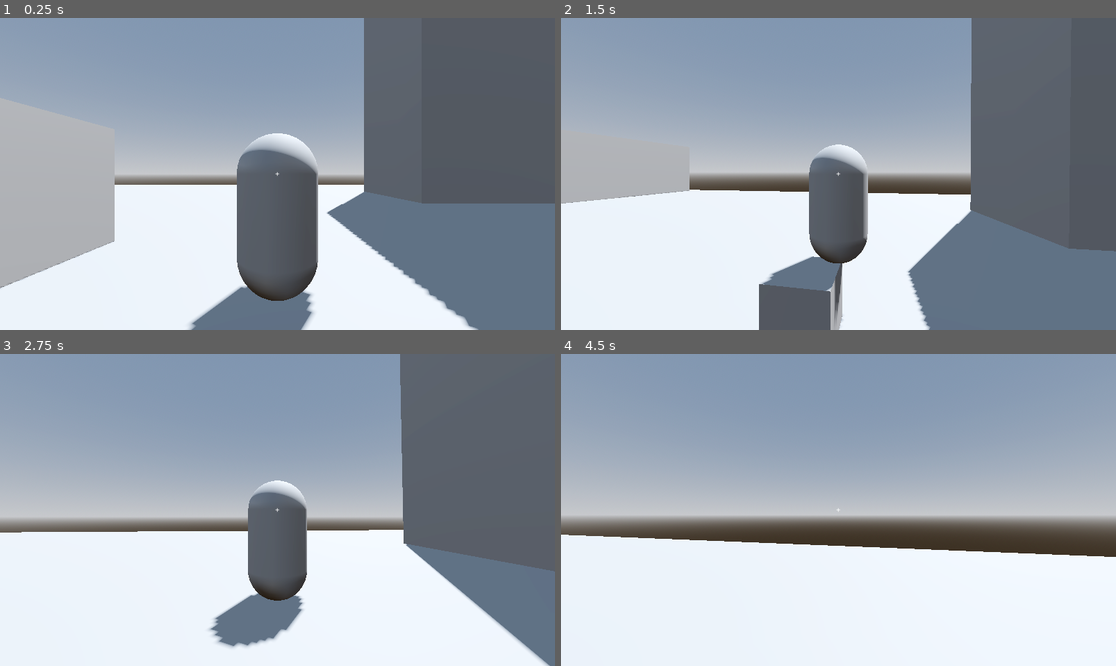
Above: before the commit, frames 1-4 (two rows, left to right).
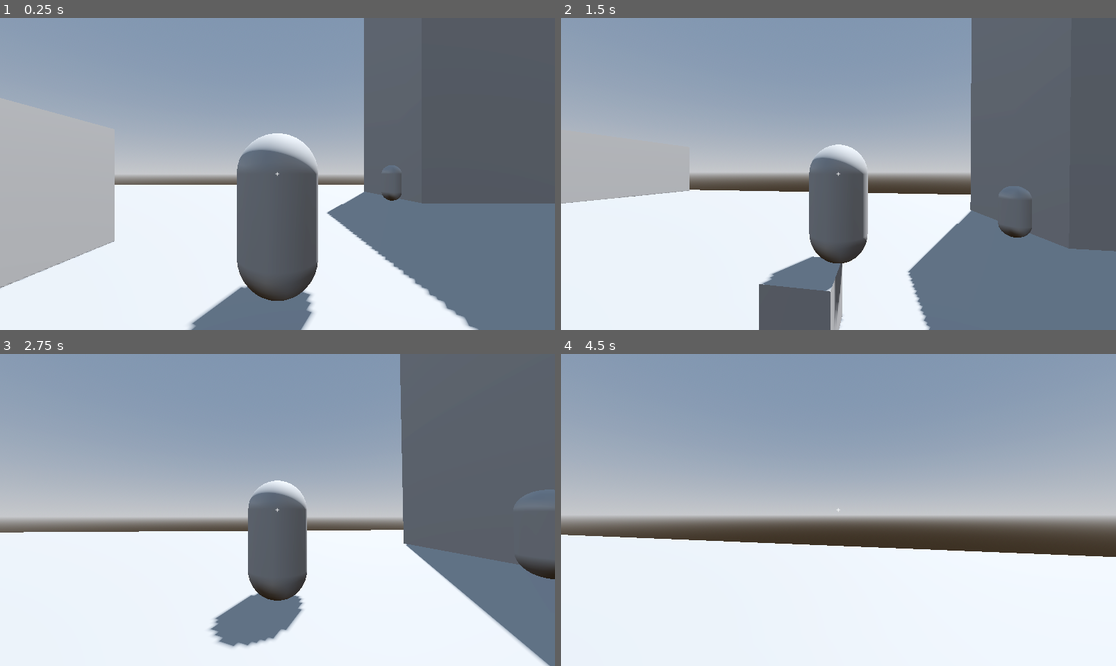
Above: after the commit, the same moments.

Repository: Suzana121/RPG-3D-Game
Game: Godot game, scene res://world/test_level.tscn
Same seed, same stepped clock (60 frames per second), same inputs: the game is played once before the commit and once after it.
Inputs (mouse positions are in pixels of both pictures, inside the frame that each line leads up to):
- Up to frame 1 (0.25 s): no input
- Up to frame 2 (1.5 s): tap Enter at 0.5 s; move the mouse to (866, 174) at 0.52 s; hold E (interact) 0.53-1.28 s; hold W (move_forward) from 0.53 s (still down); tap Space (jump) at 0.77 s; move the mouse to (810, 174) at 1.27 s; tap R (drop_item) at 1.35 s
- Up to frame 3 (2.75 s): keep holding W (move_forward); tap Space (jump) at 1.52 s; tap E (interact) at 1.55 s; move the mouse to (288, 503) at 2.02 s; hold E (interact) from 2.03 s (still down)
- Up to frame 4 (4.5 s): keep holding W (move_forward); move the mouse to (832, 516) at 2.77 s; release E (interact) at 2.78 s; tap Shift (sprint) at 2.85 s; tap Space (jump) at 3.02, 3.77 s; tap E (interact) at 3.05, 3.8 s; move the mouse to (877, 513) at 3.52 s; hold F (toggle_camera) 3.53-4.28 s; move the mouse to (794, 506) at 4.27 s; tap K at 4.35 s

The runs differ from the first frame. In frame 1, less than 0.1% of the frame differs, in the area x 68-73%, y 47-59%; in frame 2, 0.2%; in frame 3, 0.3%, in the area x 3-100%, y 43-73%; in frame 4, less than 0.1%.

Commit message:
Add NPC and DialogueManager

Diff:
--- /dev/null
+++ b/actors/npcs/npc.gd
@@ -0,0 +1,18 @@
+class_name NPC
+extends CharacterBody3D
+
+@export var display_name: String = "Stranger"
+@export var dialogue: DialogueData
+
+@onready var _interactable: Interactable = $Interactable
+
+
+func _ready() -> void:
+	_interactable.prompt_text = "Talk to %s" % display_name
+	_interactable.interacted.connect(_on_interacted)
+
+
+func _on_interacted(_interactor: Node) -> void:
+	if dialogue == null:
+		return
+	DialogueManager.start(dialogue, self)
--- /dev/null
+++ b/actors/npcs/npc.tscn
@@ -0,0 +1,27 @@
+[gd_scene load_steps=6 format=3 uid="uid://de2jtpug6l8k3"]
+
+[ext_resource type="Script" path="res://actors/npcs/npc.gd" id="1_gq7pd"]
+[ext_resource type="Script" path="res://actors/components/interactable.gd" id="2_725ms"]
+
+[sub_resource type="CapsuleShape3D" id="CapsuleShape3D_qehsc"]
+
+[sub_resource type="CapsuleMesh" id="CapsuleMesh_uk5ri"]
+
+[sub_resource type="CapsuleShape3D" id="CapsuleShape3D_226g7"]
+radius = 0.6
+height = 2.2
+
+[node name="Npc" type="CharacterBody3D"]
+script = ExtResource("1_gq7pd")
+
+[node name="CollisionShape3D" type="CollisionShape3D" parent="."]
+shape = SubResource("CapsuleShape3D_qehsc")
+
+[node name="MeshInstance3D" type="MeshInstance3D" parent="."]
+mesh = SubResource("CapsuleMesh_uk5ri")
+
+[node name="Interactable" type="Area3D" parent="."]
+script = ExtResource("2_725ms")
+
+[node name="CollisionShape3D" type="CollisionShape3D" parent="Interactable"]
+shape = SubResource("CapsuleShape3D_226g7")
--- a/data/dialogue/blacksmith.tres
+++ b/data/dialogue/blacksmith.tres
@@ -1,4 +1,4 @@
-[gd_resource type="Resource" script_class="DialogueData" load_steps=9 format=3]
+[gd_resource type="Resource" script_class="DialogueData" load_steps=9 format=3 uid="uid://car4p4xswrka6"]
 
 [ext_resource type="Script" path="res://systems/dialogue/dialogue_data.gd" id="1_data"]
 [ext_resource type="Script" path="res://systems/dialogue/dialogue_node.gd" id="2_node"]
@@ -14,17 +14,17 @@
 text = "Goodbye."
 next_id = &""
 
-[sub_resource type="Resource" id="Choice_back"]
-script = ExtResource("3_choice")
-text = "Let me ask something else."
-next_id = &"greeting"
-
 [sub_resource type="Resource" id="Node_greeting"]
 script = ExtResource("2_node")
 id = &"greeting"
 speaker = "Blacksmith"
 text = "Need something, traveler?"
 choices = Array[ExtResource("3_choice")]([SubResource("Choice_about"), SubResource("Choice_bye")])
+
+[sub_resource type="Resource" id="Choice_back"]
+script = ExtResource("3_choice")
+text = "Let me ask something else."
+next_id = &"greeting"
 
 [sub_resource type="Resource" id="Node_about"]
 script = ExtResource("2_node")
--- a/project.godot
+++ b/project.godot
@@ -18,6 +18,7 @@
 [autoload]
 
 EventBus="*res://core/event_bus.gd"
+DialogueManager="*res://systems/dialogue/dialogue_manager.gd"
 
 [global_group]
 
--- /dev/null
+++ b/systems/dialogue/dialogue_manager.gd
@@ -0,0 +1,70 @@
+extends Node
+
+signal dialogue_started(npc: NPC)
+signal node_shown(speaker: String, text: String, choices: Array[DialogueChoice])
+signal dialogue_ended
+
+var _dialogue: DialogueData
+var _npc: NPC
+var _current: DialogueNode
+
+
+func is_active() -> bool:
+	return _dialogue != null
+
+
+func start(dialogue: DialogueData, npc: NPC) -> void:
+	if is_active() or dialogue == null:
+		return
+	var first := dialogue.get_start_node()
+	if first == null:
+		return
+
+	_dialogue = dialogue
+	_npc = npc
+	# If the NPC is removed mid-conversation, end the dialogue safely.
+	_npc.tree_exiting.connect(end, CONNECT_ONE_SHOT)
+
+	dialogue_started.emit(npc)
+	_show(first)
+
+
+func choose(index: int) -> void:
+	if not is_active():
+		return
+	if index < 0 or index >= _current.choices.size():
+		return
+
+	var choice := _current.choices[index]
+	if choice.ends_dialogue():
+		end()
+		return
+
+	var next := _dialogue.get_node_by_id(choice.next_id)
+	if next == null:
+		end()
+		return
+	_show(next)
+
+
+func end() -> void:
+	if not is_active():
+		return
+	if is_instance_valid(_npc) and _npc.tree_exiting.is_connected(end):
+		_npc.tree_exiting.disconnect(end)
+
+	_dialogue = null
+	_npc = null
+	_current = null
+	dialogue_ended.emit()
+
+
+func _show(node: DialogueNode) -> void:
+	_current = node
+	node_shown.emit(_resolve_speaker(node), node.text, node.choices)
+
+
+func _resolve_speaker(node: DialogueNode) -> String:
+	if node.speaker != "":
+		return node.speaker
+	return _npc.display_name
--- a/world/test_level.gd
+++ b/world/test_level.gd
@@ -5,7 +5,13 @@
 func _ready() -> void:
 	EventBus.item_picked_up.connect(
 		func(item, qty): print("Picked up %s x%d" % [item.display_name, qty]))
-
+	DialogueManager.dialogue_started.connect(func(npc): print("--- Started with ", npc.display_name))
+	DialogueManager.node_shown.connect(func(speaker, text, choices):
+		print(speaker, ": ", text)
+		for c in choices:
+			print("  > ", c.text)
+	)
+	DialogueManager.dialogue_ended.connect(func(): print("--- Ended"))
 
 
 # Called every frame. 'delta' is the elapsed time since the previous frame.
--- a/world/test_level.tscn
+++ b/world/test_level.tscn
@@ -10,6 +10,8 @@
 [ext_resource type="Resource" uid="uid://c03f6s1ph6k0s" path="res://data/items/health_potion.tres" id="8_76gtx"]
 [ext_resource type="Resource" uid="uid://rte6gjba4o80" path="res://data/items/gold.tres" id="9_1toll"]
 [ext_resource type="PackedScene" uid="uid://biwpqnm40bybx" path="res://ui/inventory/inventory_menu.tscn" id="10_cg0eo"]
+[ext_resource type="PackedScene" uid="uid://de2jtpug6l8k3" path="res://actors/npcs/npc.tscn" id="11_0oat2"]
+[ext_resource type="Resource" uid="uid://car4p4xswrka6" path="res://data/dialogue/blacksmith.tres" id="12_gynw3"]
 
 [sub_resource type="ProceduralSkyMaterial" id="ProceduralSkyMaterial_b8ldn"]
 sky_horizon_color = Color(0.64625, 0.65575, 0.67075, 1)
@@ -42,7 +44,7 @@
 shadow_enabled = true
 
 [node name="Ground" type="CSGBox3D" parent="."]
-transform = Transform3D(1, 0, 0, 0, 1, 0, 0, 0, 1, 0, -0.5, 0)
+transform = Transform3D(1, 0, 0, 0, 1, 0, 0, 0, 1, 0.00928402, -0.5, 0.0133498)
 use_collision = true
 size = Vector3(50, 1, 50)
 
@@ -105,3 +107,8 @@
 item = ExtResource("9_1toll")
 
 [node name="InventoryMenu" parent="." instance=ExtResource("10_cg0eo")]
+
+[node name="Npc" parent="." instance=ExtResource("11_0oat2")]
+transform = Transform3D(1, 0, 0, 0, 1, 0, 0, 0, 1, 6.44163, 1, -8.94563)
+display_name = "Blacksmith"
+dialogue = ExtResource("12_gynw3")
Not shown: 1 places in world/test_level.tscn that only renumber resources
